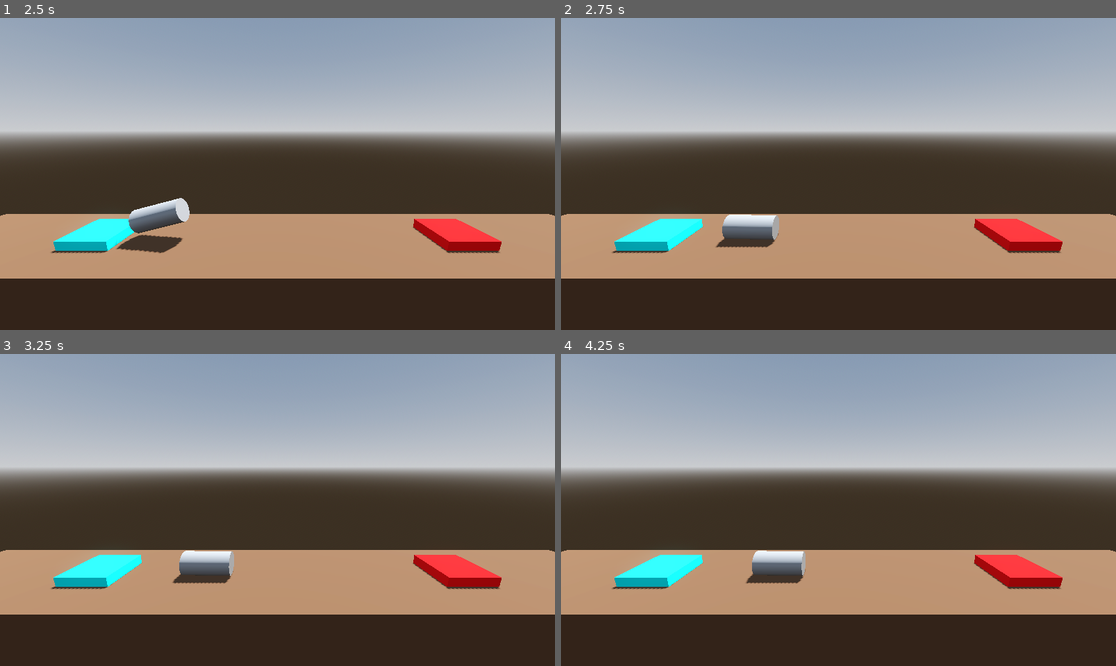
Above: before the commit, frames 1-4 (two rows, left to right).
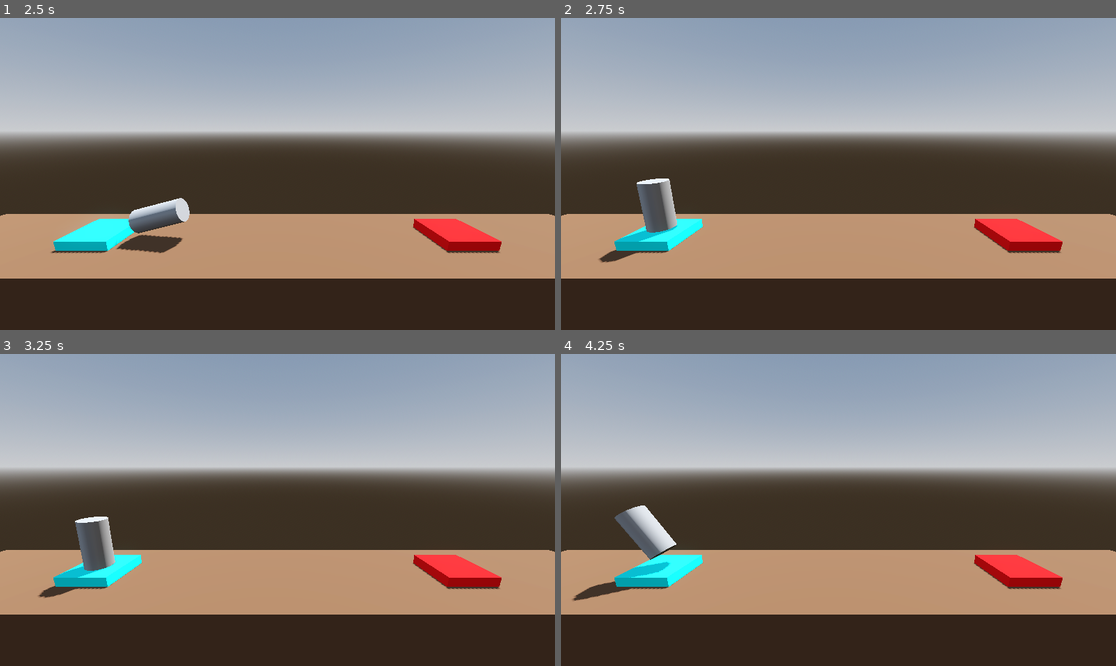
Above: after the commit, the same moments.

Repository: Mainuddin-Khaled/Project-Boost-3D-Godot
Game: Godot game, scene res://Level/level.tscn
The game is run twice, just before and just after one commit, with the same random seed, the same clock (stepped at 60 frames per second) and the same inputs.
Inputs:
- Up to frame 1 (2.5 s): tap Enter at 0.5 s; hold D (Rotate Right) 0.53-1.28 s; hold W (Boost) 0.53-1.28 s; hold A (Rotate Left) 1.28-2.03 s; tap W (Boost) at 1.35 s; hold D (Rotate Right) from 2.03 s (still down); hold W (Boost) from 2.03 s (still down)
- Up to frame 2 (2.75 s): keep holding D (Rotate Right); keep holding W (Boost)
- Up to frame 3 (3.25 s): keep holding D (Rotate Right); release W (Boost) at 2.78 s; tap W (Boost) at 2.85 s
- Up to frame 4 (4.25 s): release D (Rotate Right) at 3.53 s; hold A (Rotate Left) from 3.53 s (still down); hold W (Boost) from 3.53 s (still down)

Frame 1 is identical in both runs. In frame 2, 2.3% of the frame differs, in the area x 6-40%, y 51-79%; in frame 3, 2.2%; in frame 4, 2.5%, in the area x 2-45%, y 48-80%.

Commit message:
Third Commit

Diff:
--- a/Level/level.tscn
+++ b/Level/level.tscn
@@ -33,7 +33,7 @@
 transform = Transform3D(-0.8660254, -0.43301278, 0.25, 0, 0.49999997, 0.86602545, -0.50000006, 0.75, -0.43301266, 0, 0, 0)
 shadow_enabled = true
 
-[node name="Floor" type="CSGBox3D" parent="." unique_id=1776177020]
+[node name="Floor" type="CSGBox3D" parent="." unique_id=1776177020 groups=["Hazard"]]
 transform = Transform3D(1, 0, 0, 0, 1, 0, 0, 0, 1, 0, -4, 0)
 use_collision = true
 size = Vector3(30, 8, 5)
--- a/player.gd
+++ b/player.gd
@@ -14,4 +14,14 @@
 
 func _on_body_entered(body: Node) -> void:
 	if 'Goal' in body.get_groups():
-		print("You Win!")
+		complete_level()
+	if 'Hazard' in body.get_groups():
+		crash_sequence()
+
+func crash_sequence() -> void:
+	print('You Lose!')
+	get_tree().reload_current_scene()
+
+func complete_level() -> void:
+	print('You Win!')
+	get_tree().quit()
